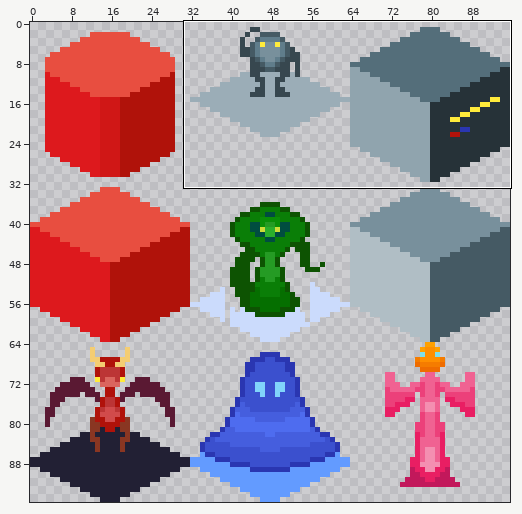
File history of a sprite sheet, assets/objects.png. Above, an overview of the earlier version with the close-up marked.
Close-up. Before the edit:
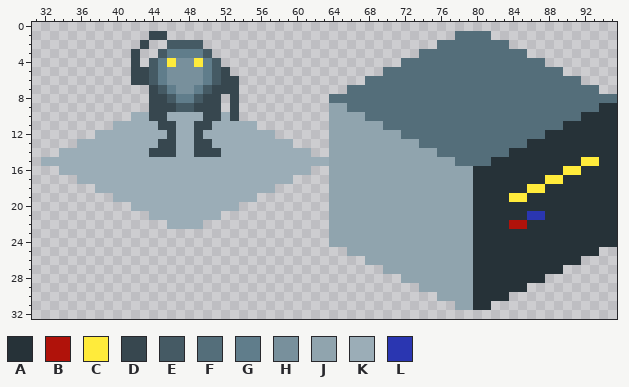
Colours within 5 levels of each other are drawn and written as one. Shown: x 31..95, y 0..32. The commit also changed other parts of the picture, which this record leaves out.
Palette (. is transparent): A #263238  B #b0120a  C #ffeb3b  D #37474f  E #455a64  F #546e7a  G #607d8b  H #78909c  J #90a4ae  K #9badb7  L #2a36b1
Pixels before, first column x 32:
 1 ............DD................................FFFF..............
 2 ...........D..EEEE..........................FFFFFFFF............
 3 ..........D..EGGGGE.......................FFFFFFFFFFFF..........
 4 ..........D.EGCHHCGE....................FFFFFFFFFFFFFFFF........
 5 ..........DDEGHHHHGED.................FFFFFFFFFFFFFFFFFFFF......
 6 ..........DDEGHHHHGEDD..............FFFFFFFFFFFFFFFFFFFFFFFF....
 7 ............DEGHHGEDDD............FFFFFFFFFFFFFFFFFFFFFFFFFFFF..
 8 ............DDEGGEDD.D..........FFFFFFFFFFFFFFFFFFFFFFFFFFFFFFFF
 9 ............DDDEEDDD.D..........JJFFFFFFFFFFFFFFFFFFFFFFFFFFFFAA
10 ..........KKDDKKKKDDKD..........JJJJFFFFFFFFFFFFFFFFFFFFFFFFAAAA
11 ........KKKKKDDKKDDKKKKK........JJJJJJFFFFFFFFFFFFFFFFFFFFAAAAAA
12 ......KKKKKKKKDKKDKKKKKKKK......JJJJJJJJFFFFFFFFFFFFFFFFAAAAAAAA
13 ....KKKKKKKKKDDKKDDKKKKKKKKK....JJJJJJJJJJFFFFFFFFFFFFAAAAAAAAAA
14 ..KKKKKKKKKKDDDKKDDDKKKKKKKKKK..JJJJJJJJJJJJFFFFFFFFAAAAAAAAAAAA
15 KKKKKKKKKKKKKKKKKKKKKKKKKKKKKKKKJJJJJJJJJJJJJJFFFFAAAAAAAAAACCAA
16 ..KKKKKKKKKKKKKKKKKKKKKKKKKKKK..JJJJJJJJJJJJJJJJAAAAAAAAAACCAAAA
17 ....KKKKKKKKKKKKKKKKKKKKKKKK....JJJJJJJJJJJJJJJJAAAAAAAACCAAAAAA
18 ......KKKKKKKKKKKKKKKKKKKK......JJJJJJJJJJJJJJJJAAAAAACCAAAAAAAA
19 ........KKKKKKKKKKKKKKKK........JJJJJJJJJJJJJJJJAAAACCAAAAAAAAAA
20 ..........KKKKKKKKKKKK..........JJJJJJJJJJJJJJJJAAAAAAAAAAAAAAAA
21 ............KKKKKKKK............JJJJJJJJJJJJJJJJAAAAAALLAAAAAAAA
22 ..............KKKK..............JJJJJJJJJJJJJJJJAAAABBAAAAAAAAAA
23 ................................JJJJJJJJJJJJJJJJAAAAAAAAAAAAAAAA
24 ................................JJJJJJJJJJJJJJJJAAAAAAAAAAAAAAAA
25 ..................................JJJJJJJJJJJJJJAAAAAAAAAAAAAA..
26 ....................................JJJJJJJJJJJJAAAAAAAAAAAA....
27 ......................................JJJJJJJJJJAAAAAAAAAA......
28 ........................................JJJJJJJJAAAAAAAA........
29 ..........................................JJJJJJAAAAAA..........
30 ............................................JJJJAAAA............
31 ..............................................JJAA..............
After:
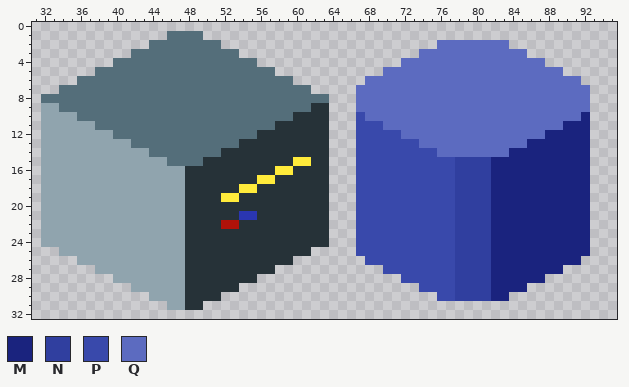
Colours new in this view: M #1a237e  N #303f9f  P #3949ab  Q #5c6bc0
What changed:
file 384x384 -> 96x96 pixels (blocks of 4x4 -> 1x1; one block is one cell here)
Changed rows in their new state; - is an unchanged pixel.
first column x 32:
 1 ------------..FFFF----------------------------....--------------
 2 -----------.FFFFFFFF------------------------QQQQQQQQ------------
 3 ----------FFFFFFFFFFFF--------------------QQQQQQQQQQQQ----------
 4 --------FFFFFFFFFFFFFFFF----------------QQQQQQQQQQQQQQQQ--------
 5 ------FFFFFFFFFFFFFFFFFFFF------------QQQQQQQQQQQQQQQQQQQQ------
 6 ----FFFFFFFFFFFFFFFFFFFFFFFF--------QQQQQQQQQQQQQQQQQQQQQQQQ----
 7 --FFFFFFFFFFFFFFFFFFFFFFFFFFFF----.QQQQQQQQQQQQQQQQQQQQQQQQQQ.--
 8 FFFFFFFFFFFFFFFFFFFFFFFFFFFFFFFF...QQQQQQQQQQQQQQQQQQQQQQQQQQ...
 9 JJFFFFFFFFFFFFFFFFFFFFFFFFFFFFAA...QQQQQQQQQQQQQQQQQQQQQQQQQQ...
10 JJJJFFFFFFFFFFFFFFFFFFFFFFFFAAAA...PQQQQQQQQQQQQQQQQQQQQQQQQM...
11 JJJJJJFFFFFFFFFFFFFFFFFFFFAAAAAA...PPPQQQQQQQQQQQQQQQQQQQQMMM...
12 JJJJJJJJFFFFFFFFFFFFFFFFAAAAAAAA...PPPPPQQQQQQQQQQQQQQQQMMMMM...
13 JJJJJJJJJJFFFFFFFFFFFFAAAAAAAAAA...PPPPPPPQQQQQQQQQQQQMMMMMMM...
14 JJJJJJJJJJJJFFFFFFFFAAAAAAAAAAAA...PPPPPPPPPQQQQQQQQMMMMMMMMM...
15 JJJJJJJJJJJJJJFFFFAAAAAAAAAACCAA...PPPPPPPPPPPNNNNMMMMMMMMMMM...
16 JJJJJJJJJJJJJJJJAAAAAAAAAACCAAAA...PPPPPPPPPPPNNNNMMMMMMMMMMM...
17 JJJJJJJJJJJJJJJJAAAAAAAACCAAAAAA...PPPPPPPPPPPNNNNMMMMMMMMMMM...
18 JJJJJJJJJJJJJJJJAAAAAACCAAAAAAAA...PPPPPPPPPPPNNNNMMMMMMMMMMM...
19 JJJJJJJJJJJJJJJJAAAACCAAAAAAAAAA...PPPPPPPPPPPNNNNMMMMMMMMMMM...
20 JJJJJJJJJJJJJJJJAAAAAAAAAAAAAAAA...PPPPPPPPPPPNNNNMMMMMMMMMMM...
21 JJJJJJJJJJJJJJJJAAAAAALLAAAAAAAA...PPPPPPPPPPPNNNNMMMMMMMMMMM...
22 JJJJJJJJJJJJJJJJAAAABBAAAAAAAAAA...PPPPPPPPPPPNNNNMMMMMMMMMMM...
23 JJJJJJJJJJJJJJJJAAAAAAAAAAAAAAAA...PPPPPPPPPPPNNNNMMMMMMMMMMM...
24 JJJJJJJJJJJJJJJJAAAAAAAAAAAAAAAA...PPPPPPPPPPPNNNNMMMMMMMMMMM...
25 --JJJJJJJJJJJJJJAAAAAAAAAAAAAA----.PPPPPPPPPPPNNNNMMMMMMMMMMM.--
26 ----JJJJJJJJJJJJAAAAAAAAAAAA--------PPPPPPPPPPNNNNMMMMMMMMMM----
27 ------JJJJJJJJJJAAAAAAAAAA------------PPPPPPPPNNNNMMMMMMMM------
28 --------JJJJJJJJAAAAAAAA----------------PPPPPPNNNNMMMMMM--------
29 ----------JJJJJJAAAAAA--------------------PPPPNNNNMMMM----------
30 ------------JJJJAAAA------------------------PPNNNNMM------------
31 --------------JJAA----------------------------....--------------
